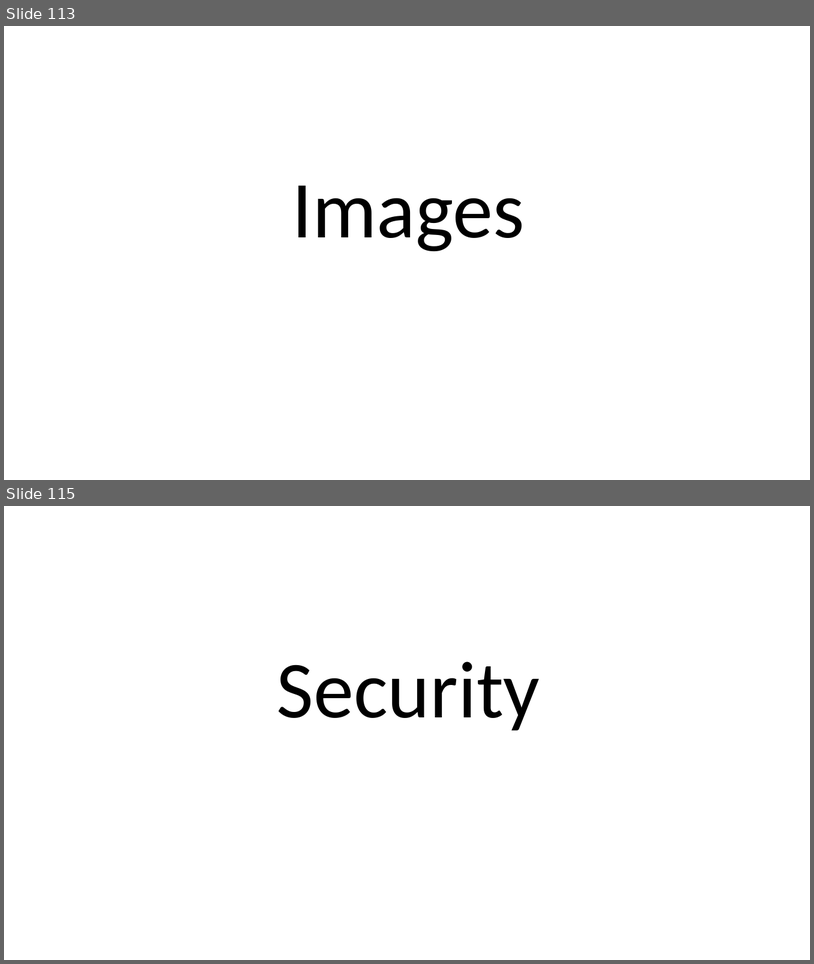
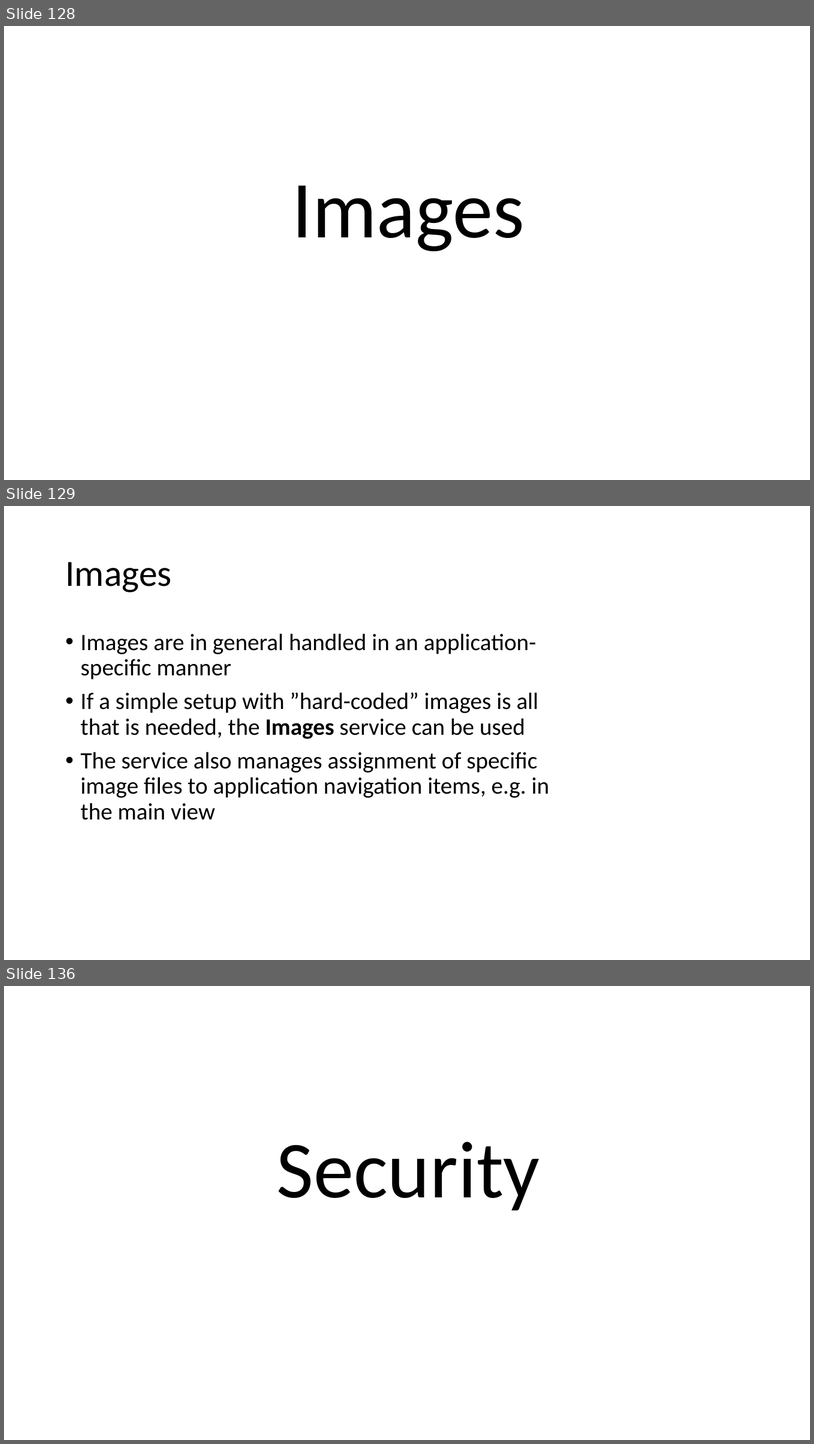
Before and after one commit to perl-easj/Teaching-materials, a slide deck: CSharpProgramming/Presentations/MVVMStarter Class Library.pptx. Shown one above the other, each under a label of ours: slides 113 and 115 before the commit, slides 128, 129 and 136 after it; the slides between them are not shown. The pictures are 814x964 and 814x1444 pixels, drawn with LibreOffice and Linux fonts; fonts in the diff are those of the drawing. Boxes give left, top, right and bottom in pixels: in the first picture for what was removed or moved away, otherwise in the second. Text is boxed around its words. In the diff, an @@ line names an element or a change of style, - is before the commit and + after.

```diff
--- a/CSharpProgramming/Presentations/MVVMStarter Class Library.pptx
+++ b/CSharpProgramming/Presentations/MVVMStarter Class Library.pptx
@@ slide 129 added at bbox=[4, 506, 810, 960], background #FFFFFF @@
@@ title added at bbox=[65, 562, 171, 592], 44 pt, text #000000 @@
+Images
@@ text added at bbox=[81, 633, 550, 820], 28 pt, text #000000 @@
+• Images are in general handled in an application-specific manner
+• If a simple setup with ”hard-coded” images is all that is needed, the Images service can be used
+• The service also manages assignment of specific image files to application navigation items, e.g. in the main view
@@ what was slide 113 is now slide 128 @@
@@ what was slide 115 is now slide 136 @@
```
Also in this commit, not shown: 1 slide changed, 49 other slides added, 7 slides removed, 1 other file.
